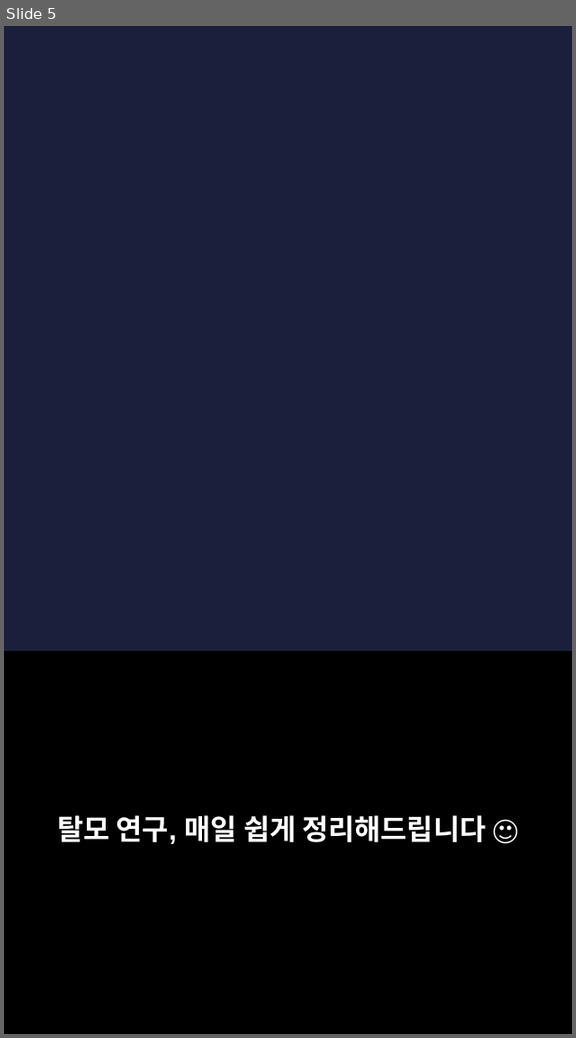
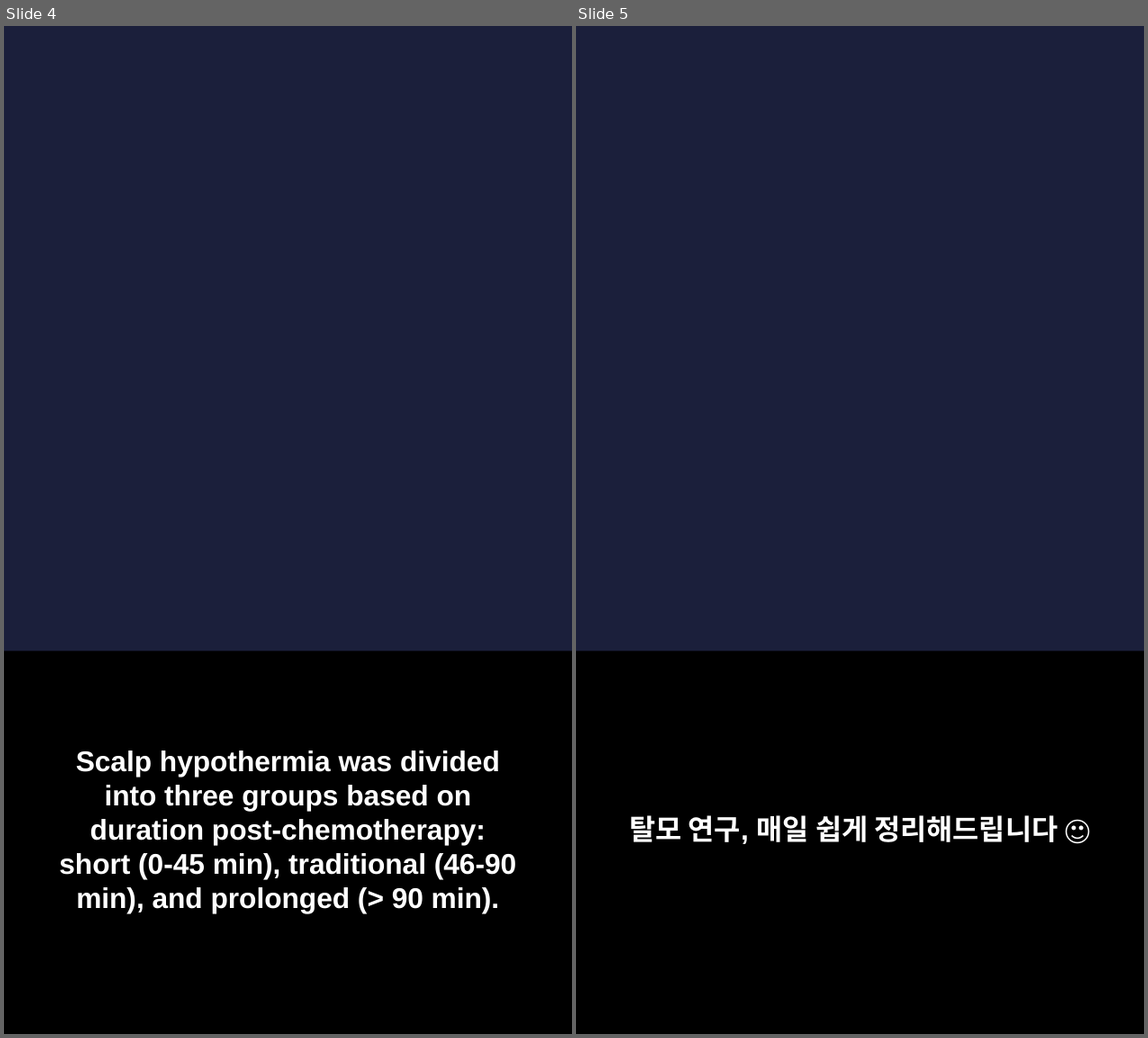
Before and after one commit to hyokang2010-BJ-ANTH/product-builder-test, a slide deck: pwa/data/latest/slides.pptx. Shown side by side, each under a label of ours: slide 5 before the commit, slides 4 and 5 after it. The pictures are 576x1038 and 1148x1038 pixels, drawn with LibreOffice and Linux fonts; fonts in the diff are those of the drawing; background and template pictures are left out. Boxes give left, top, right and bottom in pixels: in the first picture for what was removed or moved away, otherwise in the second. Text is boxed around its words. In the diff, an @@ line names an element or a change of style, - is before the commit and + after.

```diff
--- a/pwa/data/latest/slides.pptx
+++ b/pwa/data/latest/slides.pptx
@@ slide 4 added at bbox=[4, 26, 572, 1034], background picture (left out) @@
@@ rectangle added at bbox=[4, 652, 572, 1034], fill #000000 @@
@@ text added at bbox=[59, 750, 516, 913], 22 pt, text #FFFFFF, bold @@
+Scalp hypothermia was divided into three groups based on duration post-chemotherapy: short (0-45 min), traditional (46-90 min), and prolonged (> 90 min).
```
Also in this commit, not shown: 4 slides changed, 2 other slides added, 3 slides removed, 26 other files.
